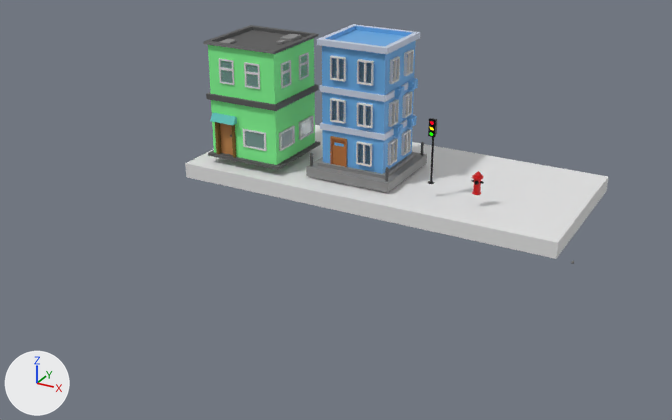
A saved change to the Blender file Blends/city_assets.blend.
Rendered twice from a 50 mm camera at (117.0, -232.0, 102.0) aimed at (3.0, -25.0, -1.0). The axes (+X, +Y, +Z) are drawn at lower left. The lights are the same throughout.
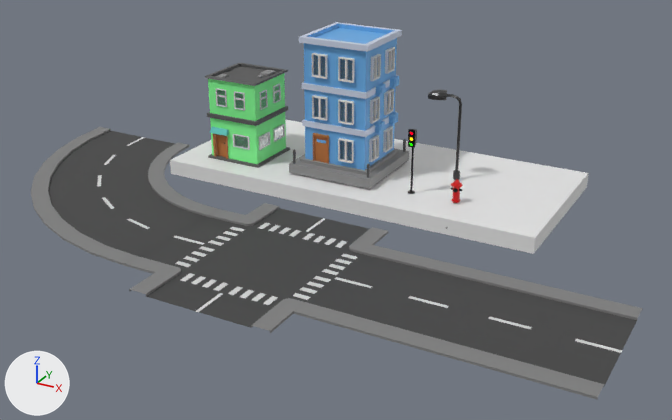
Diff of the bpy script that builds the scene:
```diff
--- a/Blends/city_assets.blend.py
+++ b/Blends/city_assets.blend.py
@@ ob_circle @@
 ob_circle = bpy.data.objects.new('Circle', me_circle_003)
-ob_circle.location = (22.8, -4.4, 3.3)
+ob_circle.location = (16.8, -4.4, -0.7)
@@ ob_cube @@
-ob_cube = bpy.data.objects.new('Cube', me_cube)
@@ ob_cube_001 @@
-ob_cube_001 = bpy.data.objects.new('Cube.001', me_cube_002)
@@ ob_cube_002 @@
-ob_cube_002 = bpy.data.objects.new('Cube.002', me_cube_003)
@@ ob_cube_003 @@
 ob_cube_003 = bpy.data.objects.new('Cube.003', me_cube_001)
-ob_cube_003.location = (4.2, 9.8, -3.3)
+ob_cube_003.location = (-1.8, 9.8, -3.3)
 ob_cube_003.scale = (59.0, 26.1, 2.31)
@@ ob_curve_road @@
+ob_curve_road = bpy.data.objects.new('Curve Road', me_plane_002)  # 132 vertices, 110 faces; spans x -1.67..1.0, y -0.67..2.0, z 0.0..0.02; in mat_street (black #444444), mat_sidewalk (grey #818181), mat_white_stripes (light grey #d8d8d8)
+ob_curve_road.location = (-61.4, -52.5, -5.8)
+ob_curve_road.scale = (30.0, 30.0, 30.0)
@@ ob_straight_road @@
+ob_straight_road = bpy.data.objects.new('Straight Road', me_plane_001)  # 84 vertices, 66 faces; spans x -1.0..1.0, y -0.67..0.67, z 0.0..0.02; in mat_street (black #444444), mat_sidewalk (grey #818181), mat_white_stripes (light grey #d8d8d8)
+ob_straight_road.location = (58.4, -52.5, -5.8)
+ob_straight_road.scale = (30.0, 30.0, 30.0)
@@ ob_intersection @@
+ob_intersection = bpy.data.objects.new('Intersection', me_plane)  # 97 vertices, 55 faces; spans x 0.0..1.0, y 0.0..1.0, z -0.018..0.021; in mat_street (black #444444), mat_sidewalk (grey #818181), mat_white_stripes (light grey #d8d8d8); modifiers MIRROR
+ob_intersection.location = (-1.6, -52.5, -5.8)
+ob_intersection.scale = (30.0, 30.0, 30.0)
@@ ob_street_light @@
+ob_street_light = bpy.data.objects.new('Street Light', me_circle_002)  # 116 vertices, 109 faces; spans x -9.3..1.0, y -2.2..2.4, z 0.0..26.9; in mat_street_light_metal (black #383838), mat_street_light (yellow #faffd3)
+ob_street_light.location = (24.2, 11.5, -0.7)
+ob_street_light.rotation_euler = (0.0, 0.0, 6447.0)  # degrees (0, 0, 26)
@@ ob_building_001 @@
+ob_building_001 = bpy.data.objects.new('Building.001', me_cube_003_1)  # 2336 vertices, 2082 faces; spans x -5.0..5.0, y -5.0..5.0, z -8.2..132.3; in mat_base (grey #8a8a8a), mat_smth (dark grey #5d5d5d), mat_building (blue #6aade7), mat_window_sill (white #e7e7e7), mat_door (orange #b46f39), mat_corner (white #cbd4e7), mat_window (cyan #c2e1e7)
+ob_building_001.location = (-8.1, 5.0, 2.0)
+ob_building_001.scale = (2.72, 2.72, 0.293)
@@ ob_building @@
+ob_building = bpy.data.objects.new('Building', me_cube_1)  # 564 vertices, 517 faces; spans x -8.8..2.7, y -22.7..2.6, z -0.6..6.9; in mat_building_001 (green #86ff96), mat_window_sill_001 (white #e7e7e7), mat_window (cyan #c2e1e7), mat_foundation (dark grey #5a5a5a), mat_boxes (grey #8d8d8d), mat_door (orange #b46f39), mat_handle_001 (dark grey #535353), mat_cover (cyan #4bbdb5), mat_handle (dark grey #6e6e6e)
+ob_building.location = (-42.2, 0.6, 1.0)
+ob_building.rotation_euler = (0.0, 0.0, 1.571)  # degrees (0, 0, 90)
+ob_building.scale = (3.57, 3.57, 3.57)
```

What differs and where, as boxes (x1, y1, x2, y2) in the pictures (672 x 420 px):
'Cube.003', moved: before (185, 125, 608, 259); after (170, 120, 589, 254)
'Straight Road', added: after (331, 253, 642, 400)
'Intersection', added: after (125, 203, 406, 333)
'Curve Road', added: after (31, 127, 217, 266)
'Building.001', added: after (289, 22, 409, 189)
'Cube', deleted: before (203, 25, 574, 264)
'Cube.001', deleted: before (317, 24, 420, 174)
'Building', added: after (205, 63, 448, 229)
'Cube.002', deleted: before (306, 142, 427, 193)
'Circle', moved: before (428, 118, 437, 184); after (408, 129, 417, 194)
'Street Light', added (black): after (428, 89, 462, 180)
